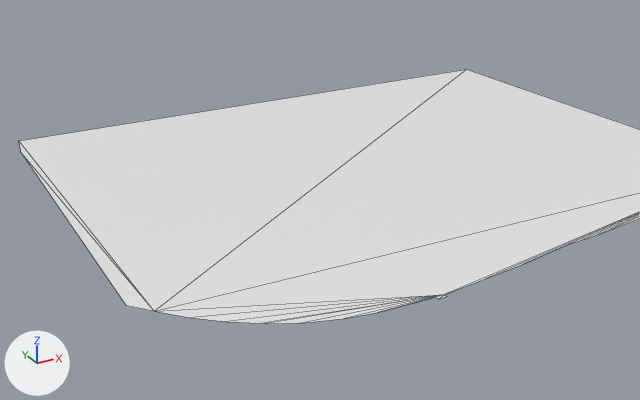
An edit to the glTF model app/public/world/tiles/3_6.glb, drawn before and after from the same camera.
Both versions are drawn from a 50 mm lens placed at (1439.0, -3396.0, 136.0), pointed at (1599.0, -3106.0, -9.0). Lighting does not change. The marker at lower left points along +X, +Y and +Z. The first picture is the older version. Mesh edges are drawn as thin lines. Where no turn or scale is listed for an object, it has been applied to the vertices.

In view in the first picture: 'ground'.
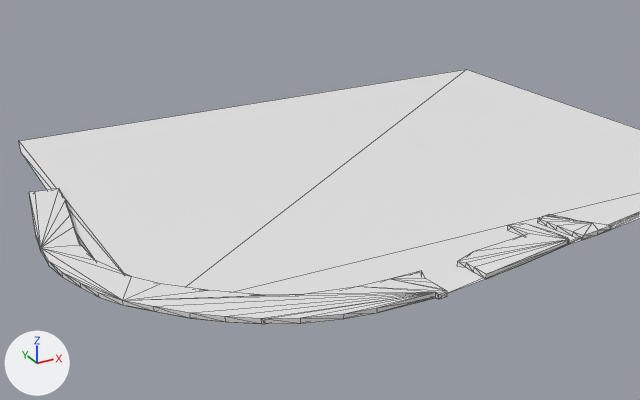
Where the change shows, as pixel boxes [x1, y1, x2, y2] in the pictures (640 x 400 px):
'buildings', added
    after: [29, 189, 611, 324]

What the commit changed:
Mesh me_buildings is new.
It has 124 vertices, 180 faces and spans x -91.0..91.0, y -70.0..70.0, z -1.0..1.0.
Object 'buildings' (ob_buildings) is new; it shows me_buildings.
Its location is (1576.3, -3136.5, 0.9).
